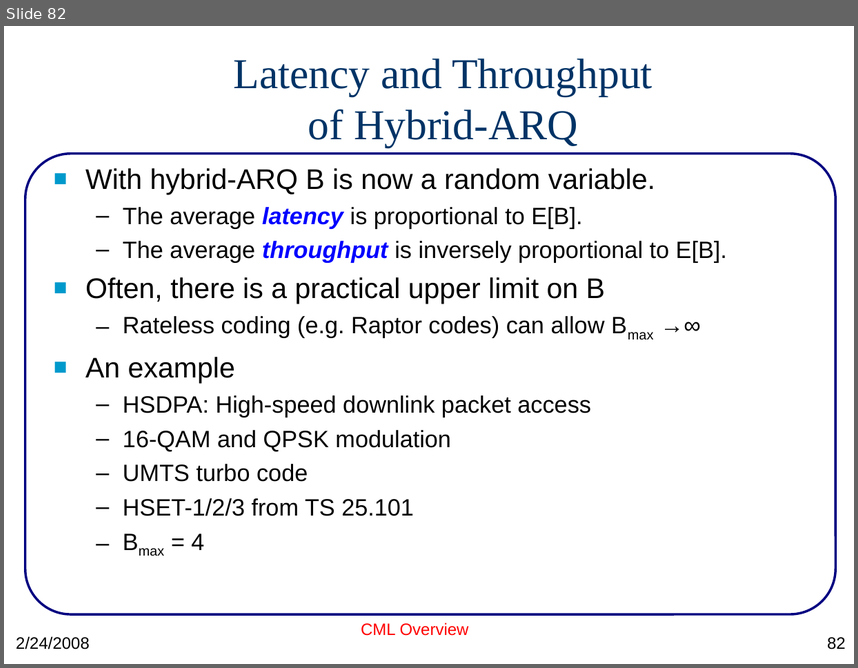
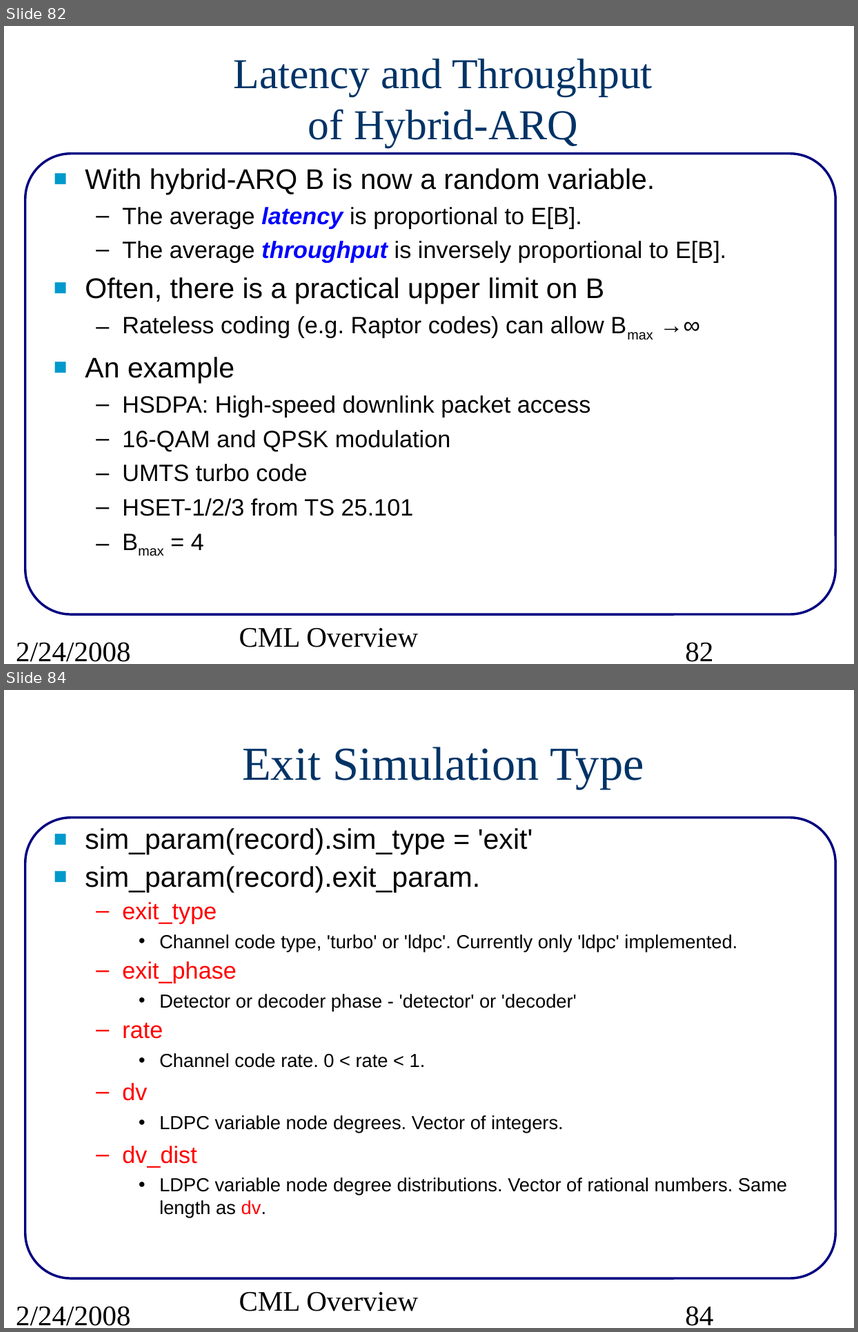
Before and after one commit to marcusmueller/iscml, a slide deck: pcs/projects/cml/doc/src/CMLoverview.ppt. Shown one above the other, each under a label of ours: slide 82 before the commit, slides 82 and 84 after it; the slides between them are not shown. The pictures are 858x668 and 858x1332 pixels, drawn with LibreOffice and Linux fonts; fonts in the diff are those of the drawing. Boxes give left, top, right and bottom in pixels: in the first picture for what was removed or moved away, otherwise in the second. Text is boxed around its words. In the diff, an @@ line names an element or a change of style, - is before the commit and + after.

Commit message:
fixed formatting in cml/doc/readme.pdf.  First draft of EXIT documentation in CMLoverview.ppt

```diff
--- a/pcs/projects/cml/doc/src/CMLoverview.ppt
+++ b/pcs/projects/cml/doc/src/CMLoverview.ppt
@@ slide 84 added at <box>4,690,854,1328</box>, background #FFFFFF; not listed: 1 template element that a slide beside it also shows @@
@@ title added at <box>242,747,644,789</box>, 40 pt, text #003366 @@
+Exit Simulation Type
@@ text added at <box>85,828,787,1218</box>, 16 pt, text #000000 @@
+■ sim_param(record).sim_type = 'exit'
+■ sim_param(record).exit_param.
+  – exit_type
+    • Channel code type, 'turbo' or 'ldpc'. Currently only 'ldpc' implemented.
+  – exit_phase
+    • Detector or decoder phase - 'detector' or 'decoder'
+  – rate
+    • Channel code rate. 0 < rate < 1.
+  – dv
+    • LDPC variable node degrees. Vector of integers.
+  – dv_dist
+    • LDPC variable node degree distributions. Vector of rational numbers. Same length as dv.
@@ text added at <box>16,1305,131,1325</box>, 24 pt, text #000000 @@
+2/24/2008
@@ text added at <box>239,1291,418,1311</box>, 24 pt, text #000000 @@
+CML Overview
@@ page number added at <box>685,1305,713,1325</box>, 24 pt, text #000000 @@
+84
@@ slide 82 changed as well @@
@@ text "With hybrid-ARQ B is now ..." at <box>85,168,726,550</box>: indent changed @@
@@ text "CML Overview" at <box>239,627,418,647</box>: size 14 to 24 pt, font Arial to Times New Roman, text colour #FF0000 to #000000; alignment centre to left; less space between paragraphs @@
@@ text "2/24/2008" at <box>16,641,131,661</box>: size 14 to 24 pt, font Arial to Times New Roman; less space between paragraphs @@
@@ page number at <box>685,641,713,661</box>: size 14 to 24 pt, font Arial to Times New Roman; alignment right to left; less space between paragraphs @@
```
Also in this commit, not shown: 83 other slides changed, 7 other slides added, 2 other files.
